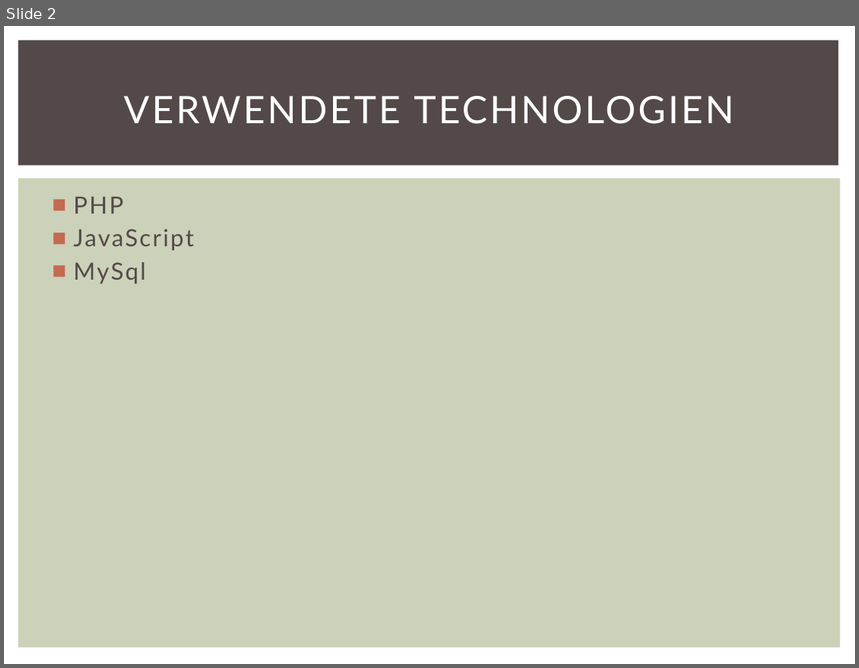
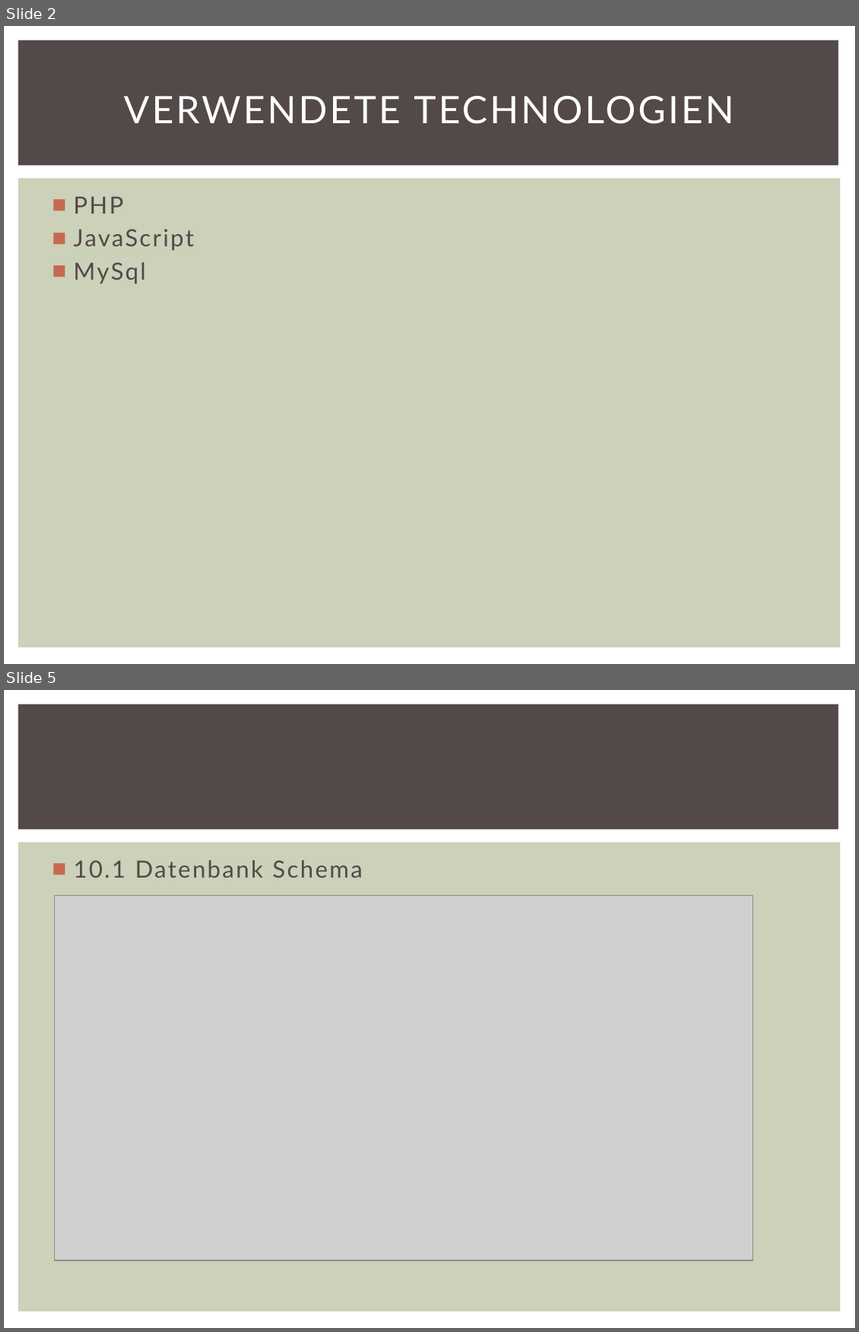
Before and after one commit to menzs2/ch.bfh.bti7054.w2013.q.menzs2, a slide deck: docs/Slides.pptx. Shown one above the other, each under a label of ours: slide 2 before the commit, slides 2 and 5 after it; the slides between them are not shown. The pictures are 859x668 and 859x1332 pixels, drawn with LibreOffice and Linux fonts; fonts in the diff are those of the drawing; grey boxes stand for pictures. Boxes give left, top, right and bottom in pixels: in the first picture for what was removed or moved away, otherwise in the second. Text is boxed around its words. In the diff, an @@ line names an element or a change of style, - is before the commit and + after.

```diff
--- a/docs/Slides.pptx
+++ b/docs/Slides.pptx
@@ slide 5 added at <box>4,690,855,1328</box>, background #FFFFFF; not listed: 2 template elements that a slide beside it also shows @@
@@ text added at <box>73,860,362,878</box>, 20 pt, text #534949 @@
+■ 10.1 Datenbank Schema
@@ picture added at <box>54,895,753,1260</box> @@
```
Also in this commit, not shown: 2 slides changed, 2 other files.
